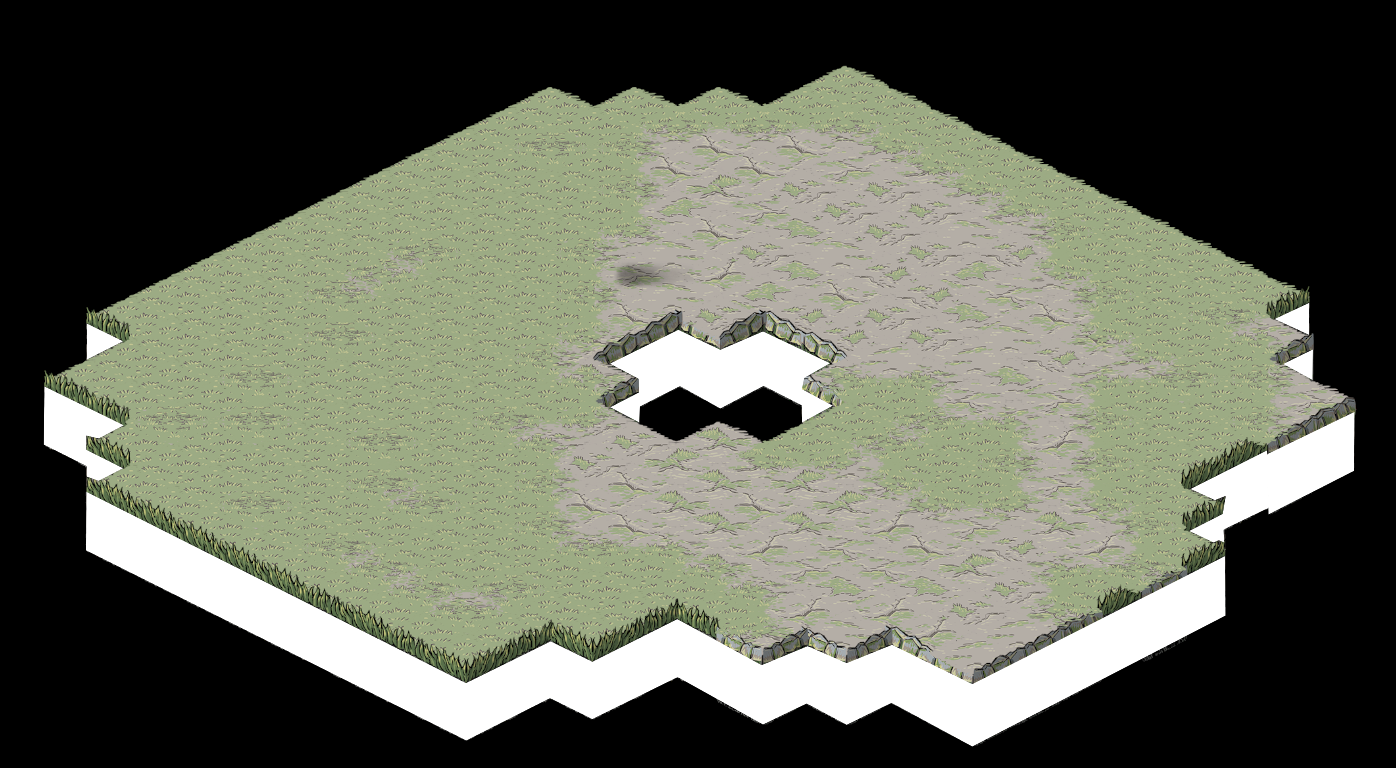
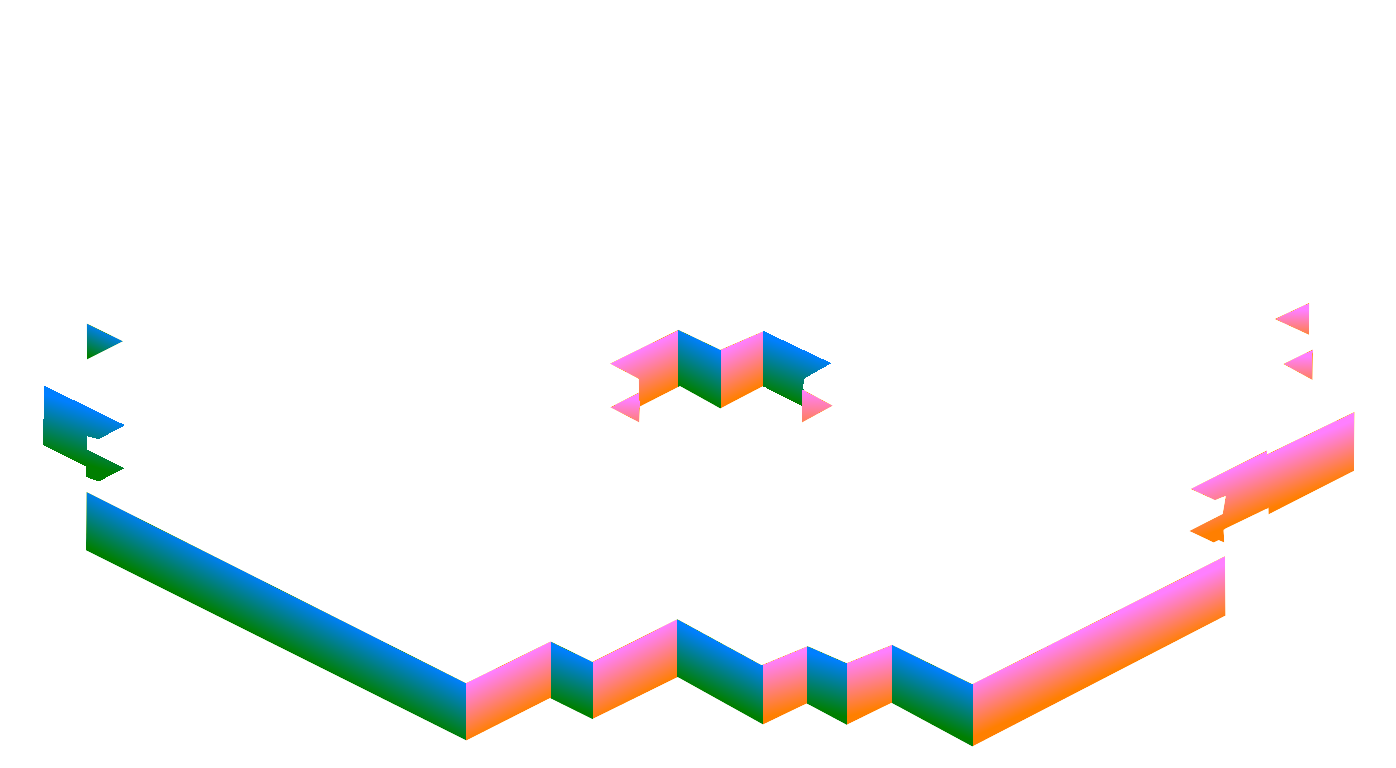
Comparing the layer stacks of the two 1396 × 768 images. Changes:
added layer "Layer copy" above "Layer" over [43, 302, 1355, 747]
hid "Layer" over [43, 302, 1355, 747]
hid "bg_noshadows.png copy" over [0, 0, 1396, 768]
hid "bg_noshadows.png" over [0, 0, 1396, 768]
